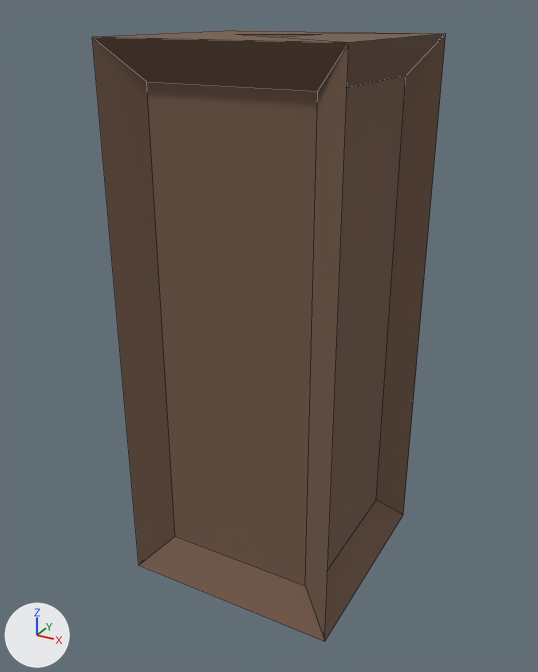
A saved change to the Blender file BetweenTime/Assets/BetweenTime/Models/socket_medieval.blend.
Camera for both pictures: a 50 mm camera at (0.727, -1.366, 1.246) aimed at (-0.013, -0.02, 0.574). Lighting does not change. The marker at lower left points along +X, +Y and +Z. The first picture is the older version. Mesh edges are drawn as thin lines.

Objects in the first picture: 'socket'.
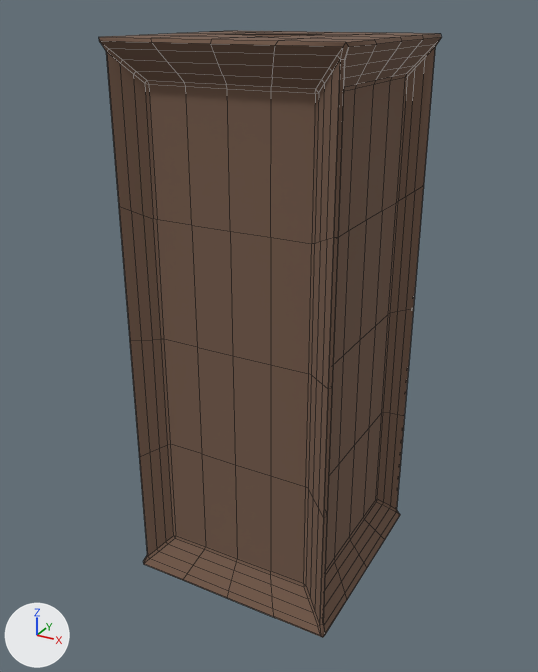
Pixel boxes [x1, y1, x2, y2] of what changed, in the pictures (538 x 672 px):
```json
{"object": "socket", "change": "modifiers changed", "before": [92, 30, 446, 642], "after": [99, 30, 441, 637]}
```

The change, as JSON lines over the scene's bpy script:
```json
{"op": "add", "block": "ob_socket", "code": "_m = ob_socket.modifiers.new('Subdivision', 'SUBSURF')"}
{"op": "add", "block": "ob_socket", "code": "_m.subdivision_type = 'SIMPLE'"}
{"op": "add", "block": "ob_socket", "code": "_m = ob_socket.modifiers.new('Bevel', 'BEVEL')"}
{"op": "add", "block": "ob_socket", "code": "_m.width = 0.77"}
{"op": "add", "block": "ob_socket", "code": "_m.width_pct = 0.77"}
{"op": "add", "block": "ob_socket", "code": "_m.offset_type = 'WIDTH'"}
```
